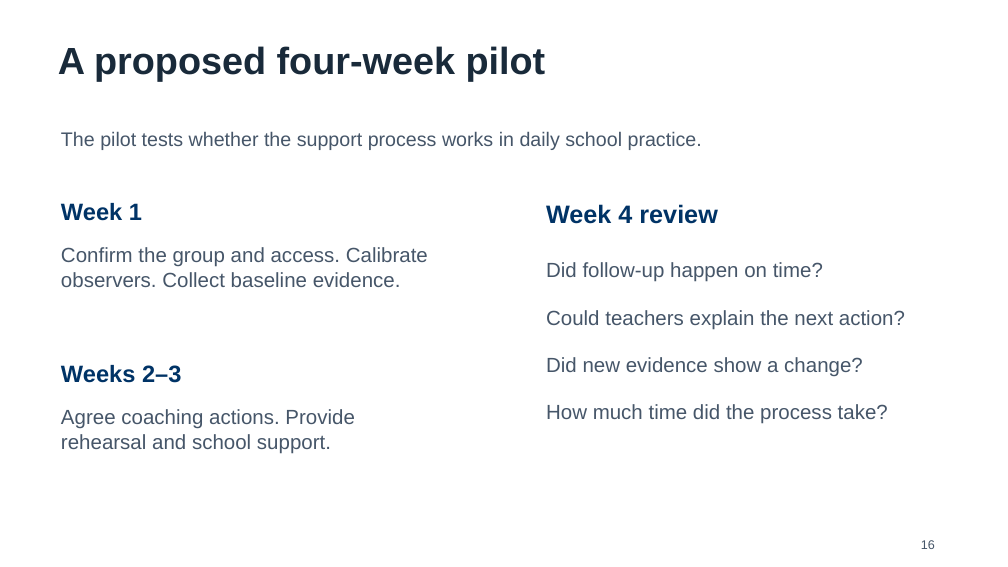
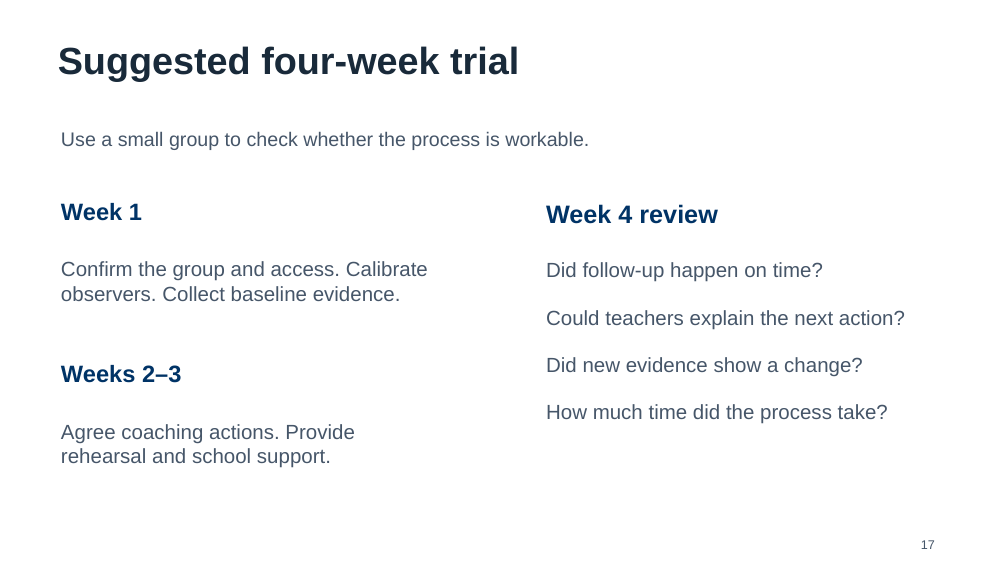
Before and after one commit to bodangren/ra-math-advantage, a slide deck: slide 17 of outputs/danielson-slt_20260907/output/HDKWA-Danielson-SLT-Feature-Review-Final.pptx (slide 16 before the commit). Drawn at 1008x567 pixels with LibreOffice and Linux fonts; fonts in the diff are those of the drawing. Boxes give left, top, right and bottom in pixels: in the first picture for what was removed or moved away, otherwise in the second. Text is boxed around its words. In the diff, an @@ line names an element or a change of style, - is before the commit and + after.

Commit message:
docs(danielson): rewrite SLT deck for school review

```diff
--- a/outputs/danielson-slt_20260907/output/HDKWA-Danielson-SLT-Feature-Review-Final.pptx
+++ b/outputs/danielson-slt_20260907/output/HDKWA-Danielson-SLT-Feature-Review-Final.pptx
@@ text at [58, 46, 519, 81]: text changed @@
-A proposed four-week pilot
+Suggested four-week trial
@@ text at [61, 131, 589, 150]: text changed @@
-The pilot tests whether the support process works in daily school practice.
+Use a small group to check whether the process is workable.
@@ text "Confirm the group and access. ...": place and size @@
-text "Confirm the group and access. ..." at [61, 247, 428, 287]
+text "Confirm the group and access. ..." at [61, 261, 428, 301]
@@ text "Agree coaching actions. Provide rehearsal ...": place and size @@
-text "Agree coaching actions. Provide rehearsal ..." at [61, 409, 354, 454]
+text "Agree coaching actions. Provide rehearsal ..." at [61, 424, 354, 468]
@@ text at [921, 540, 935, 549]: text changed @@
-16
+17
```
Also in this commit, not shown: 15 other slides changed, 2 slides added, 1 slide removed.
